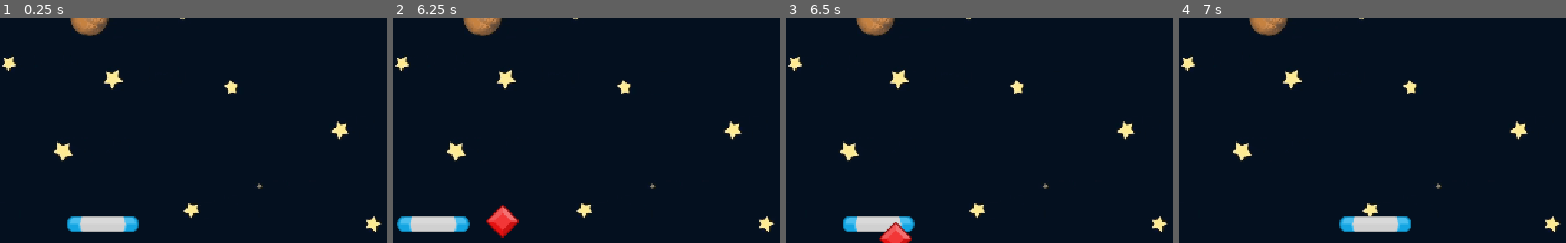
Above: before the commit, frames 1-4 (left to right).
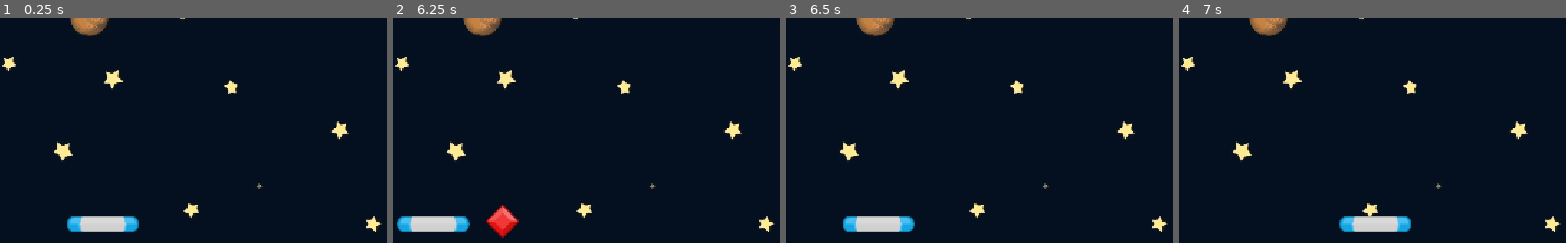
Above: after the commit, the same moments.

Repository: lironexex/gem-catcher
Game: Godot game, scene res://Scenes/Game/Game.tscn
Same seed, same stepped clock (60 frames per second), same inputs: the game is played once before the commit and once after it.
Inputs:
- Up to frame 1 (0.25 s): no input
- Up to frame 2 (6.25 s): hold Right (move_right) 0.53-1.28 s; hold Left (move_left) 1.28-2.03 s; hold Right (move_right) 2.03-3.53 s; hold Left (move_left) 3.53-5.78 s; hold Right (move_right) from 5.78 s (still down)
- Up to frame 3 (6.5 s): keep holding Right (move_right)
- Up to frame 4 (7 s): keep holding Right (move_right)
The pictures show only the part of the screen within x 36-86%, y 50-100%; the shares and areas given below are measured in that part.

Frames 1-2 are identical in both runs. In frame 3, 0.5% of the frame differs, in the area x 24-33%, y 90-100%; in frame 4, nothing differs.

Commit message:
Added signals

Diff:
--- a/Scenes/Game/Game.tscn
+++ b/Scenes/Game/Game.tscn
@@ -1,10 +1,12 @@
-[gd_scene load_steps=4 format=3 uid="uid://dv4g57qgdfg33"]
+[gd_scene load_steps=5 format=3 uid="uid://dv4g57qgdfg33"]
 
 [ext_resource type="Texture2D" uid="uid://c1fbyrlsneln2" path="res://assets/GameBg.png" id="1_gwu2e"]
+[ext_resource type="Script" uid="uid://chlk3v2pashqe" path="res://Scenes/Game/game.gd" id="1_ln2h6"]
 [ext_resource type="PackedScene" uid="uid://dqhaj3fx1ah8r" path="res://Scenes/Paddle/paddle.tscn" id="2_gwu2e"]
 [ext_resource type="PackedScene" uid="uid://0iopctt3ttlm" path="res://Scenes/Gem/gem.tscn" id="3_xbxml"]
 
 [node name="Game" type="Node2D"]
+script = ExtResource("1_ln2h6")
 
 [node name="Sprite2D" type="Sprite2D" parent="."]
 position = Vector2(564, 327)
--- /dev/null
+++ b/Scenes/Game/game.gd
@@ -0,0 +1,11 @@
+extends Node2D
+
+
+# Called when the node enters the scene tree for the first time.
+func _ready() -> void:
+	pass # Replace with function body.
+
+
+# Called every frame. 'delta' is the elapsed time since the previous frame.
+func _process(delta: float) -> void:
+	pass
--- a/Scenes/Gem/gem.gd
+++ b/Scenes/Gem/gem.gd
@@ -8,11 +8,18 @@
 	END_OF_SCREEN_Y = get_viewport_rect().end.y
 	pass # Replace with function body.
 
+func die() -> void:
+	set_process(false)
+	queue_free()
+
 # Called every frame. 'delta' is the elapsed time since the previous frame.
 func _process(delta: float) -> void:
 	position.y += INITIAL_SPEED * delta
 
 	if position.y > END_OF_SCREEN_Y:
 		print ("gem fell out of screen")
-		set_process(false)
-		queue_free()
+		die()
+
+func _on_area_entered(area: Area2D) -> void:
+	print ("gem hits paddle")
+	die()
--- a/Scenes/Gem/gem.tscn
+++ b/Scenes/Gem/gem.tscn
@@ -18,3 +18,5 @@
 rotation = 0.785398
 scale = Vector2(1, 1)
 shape = SubResource("RectangleShape2D_tv10m")
+
+[connection signal="area_entered" from="." to="." method="_on_area_entered"]
--- a/Scenes/Paddle/paddle.gd
+++ b/Scenes/Paddle/paddle.gd
@@ -28,3 +28,6 @@
 		MIN_X_VALUE,
 		MAX_X_VALUE
 	)
+
+func _on_paddle_area_entered(area: Area2D) -> void:
+	print("collision ", area)
--- a/Scenes/Paddle/paddle.tscn
+++ b/Scenes/Paddle/paddle.tscn
@@ -16,3 +16,5 @@
 [node name="CollisionShape2D" type="CollisionShape2D" parent="."]
 rotation = 1.5708
 shape = SubResource("CapsuleShape2D_iwrur")
+
+[connection signal="area_entered" from="." to="." method="_on_paddle_area_entered"]
Not shown, added: Scenes/Game/game.gd.uid
